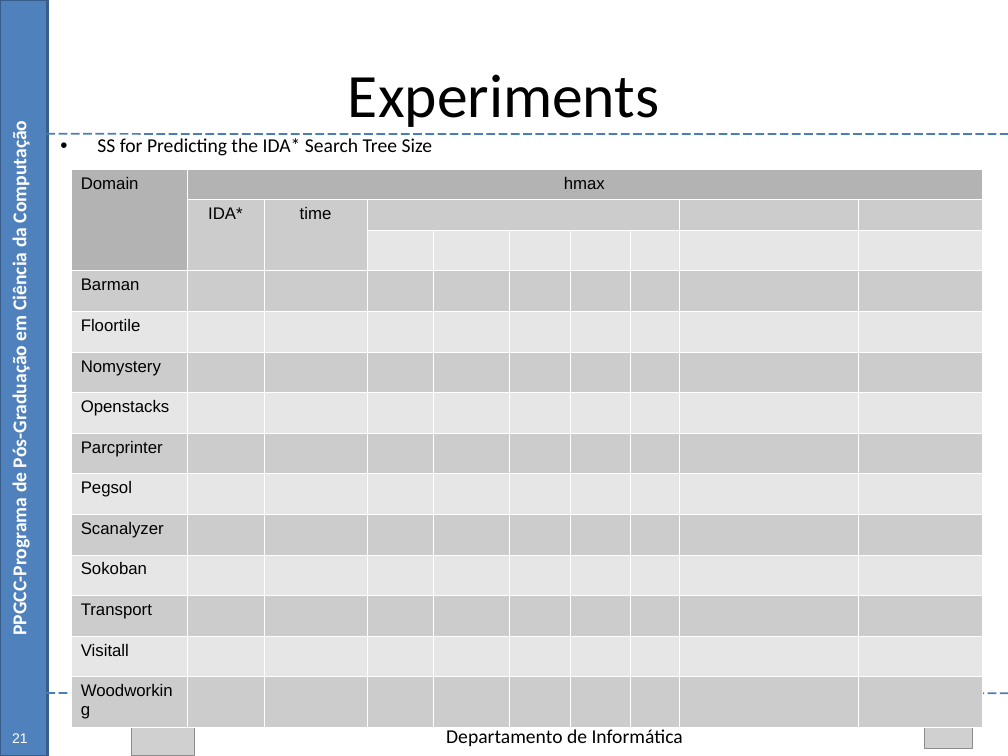
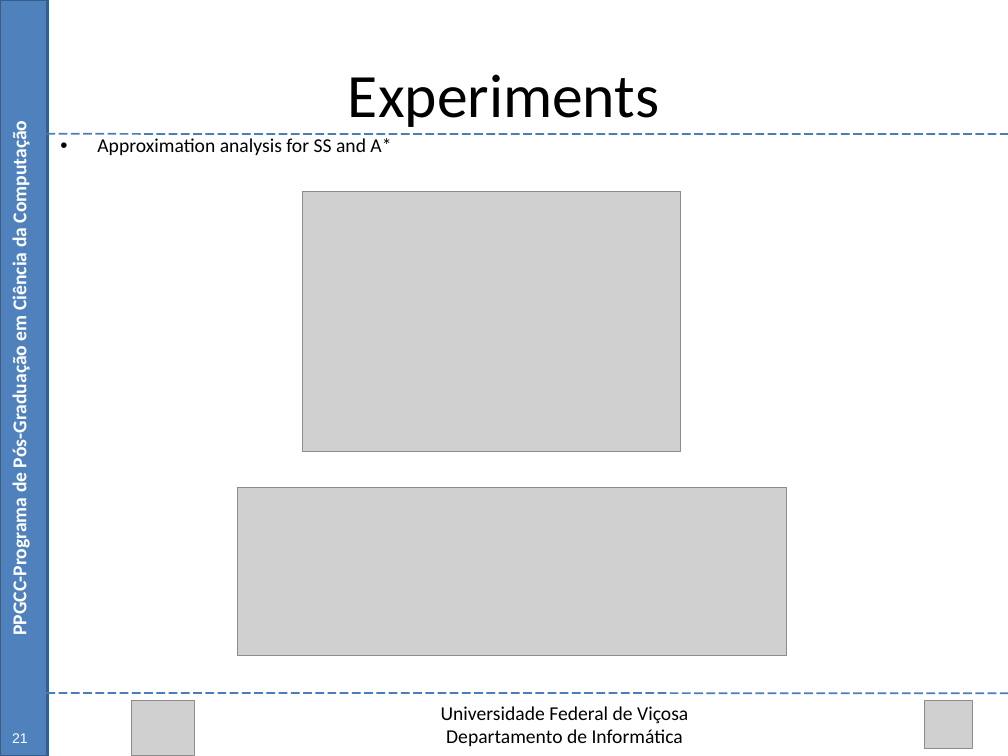
Before and after one commit to Marvinsky/research-marvin, a slide deck: slide 40 of latex/odp/dissertation_v4.odp (slide 38 before the commit). Drawn at 1008x756 pixels with LibreOffice and Linux fonts; fonts in the diff are those of the drawing; grey boxes stand for pictures. Boxes give left, top, right and bottom in pixels: in the first picture for what was removed or moved away, otherwise in the second. Text is boxed around its words. In the diff, an @@ line names an element or a change of style, - is before the commit and + after.

Commit message:
update dissertation adding tables

```diff
--- a/latex/odp/dissertation_v4.odp
+++ b/latex/odp/dissertation_v4.odp
@@ text at <box>97,138,391,155</box>: text changed @@
-• SS for Predicting the IDA* Search Tree Size
+• Approximation analysis for SS and A*
@@ table removed at <box>71,169,982,660</box>, 14 rows, 10 columns @@
-Domain | hmax |  |  |  |  |  |  |  | 
- | IDA* | time |  |  |  |  |  |  | 
- |  |  |  |  |  |  |  |  | 
-Barman |  |  |  |  |  |  |  |  | 
-Floortile |  |  |  |  |  |  |  |  | 
-Nomystery |  |  |  |  |  |  |  |  | 
-Openstacks |  |  |  |  |  |  |  |  | 
-Parcprinter |  |  |  |  |  |  |  |  | 
-Pegsol |  |  |  |  |  |  |  |  | 
-Scanalyzer |  |  |  |  |  |  |  |  | 
-Sokoban |  |  |  |  |  |  |  |  | 
-Transport |  |  |  |  |  |  |  |  | 
-Visitall |  |  |  |  |  |  |  |  | 
-Woodworking |  |  |  |  |  |  |  |  | 
@@ picture added at <box>302,192,680,452</box> @@
@@ picture added at <box>238,488,786,655</box> @@
```
Also in this commit, not shown: 1 other slide changed, 2 slides added.
